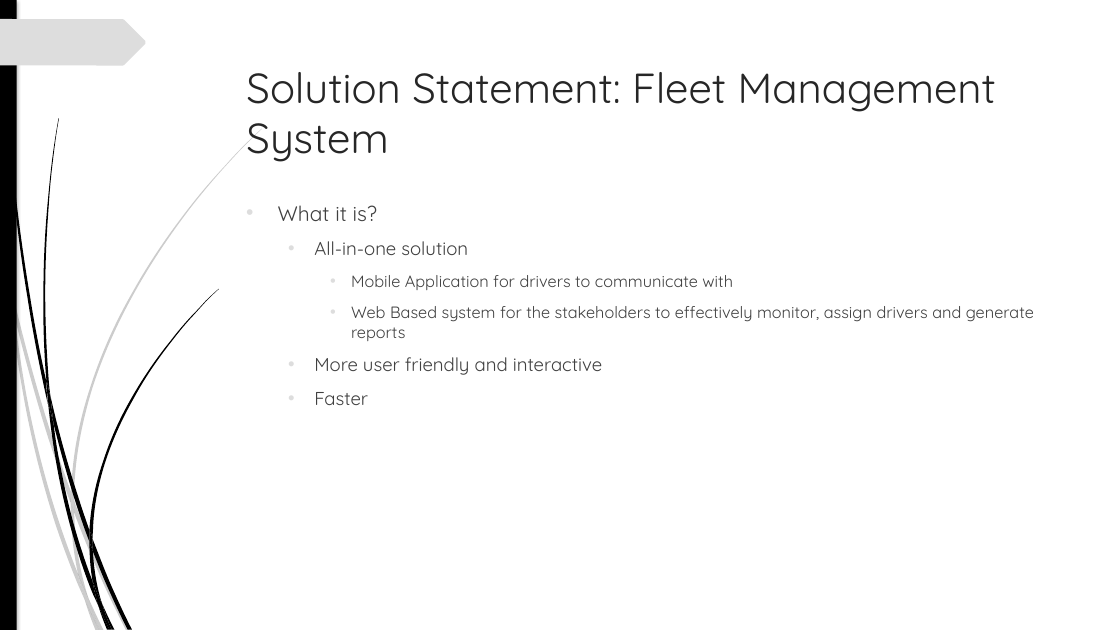
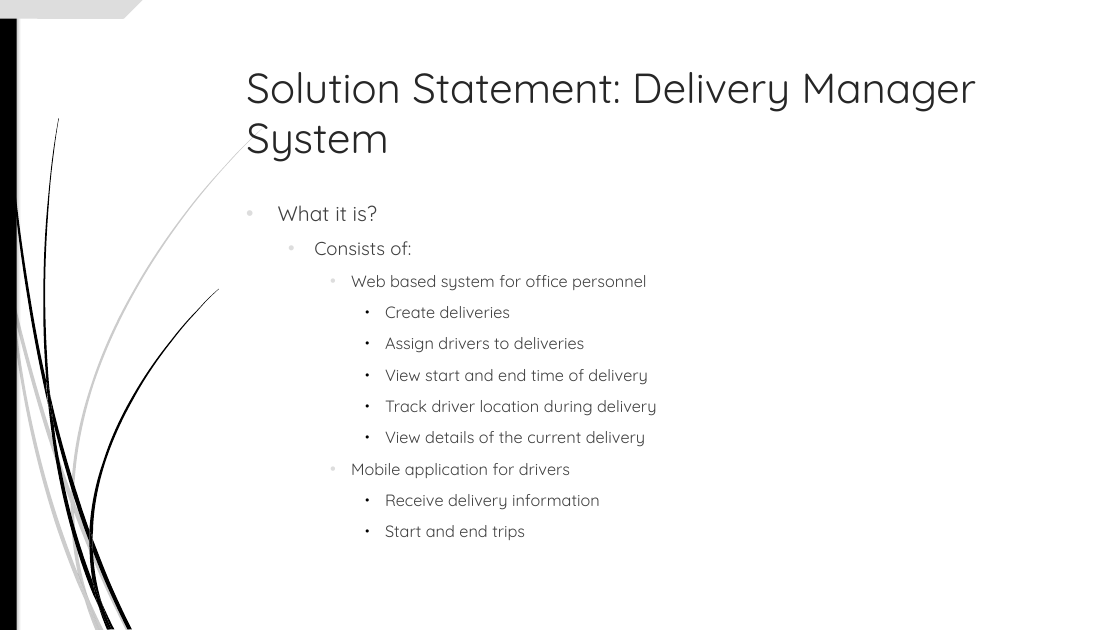
Before and after one commit to ThinaTaliwe/FMS, a slide deck: slide 3 of FMS Presentation.pptx. Drawn at 1120x630 pixels with LibreOffice and Linux fonts; fonts in the diff are those of the drawing. Boxes give left, top, right and bottom in pixels: in the first picture for what was removed or moved away, otherwise in the second. Text is boxed around its words. In the diff, an @@ line names an element or a change of style, - is before the commit and + after.

```diff
--- a/FMS Presentation.pptx
+++ b/FMS Presentation.pptx
@@ freeform shape: place and size @@
-freeform shape at box(0, 19, 146, 66)
+freeform shape at box(0, 0, 146, 18)
@@ text at box(246, 72, 976, 162): text changed @@
-Solution Statement: Fleet Management System
+Solution Statement: Delivery Manager System
@@ text at box(314, 241, 656, 540): text changed @@
-  • All-in-one solution
-    • Mobile Application for drivers to communicate with
-    • Web Based system for the stakeholders to effectively monitor, assign drivers and generate reports
-  • More user friendly and interactive
-  • Faster
+  • Consists of:
+    • Web based system for office personnel
+            ● Create deliveries
+            ● Assign drivers to deliveries
+            ● View start and end time of delivery
+            ● Track driver location during delivery
+            ● View details of the current delivery
+    • Mobile application for drivers
+            ● Receive delivery information
+            ● Start and end trips
@@ outline redrawn in 8 elements at box(74, 501, 130, 630), box(9, 294, 85, 600), box(71, 129, 262, 501), box(3, 0, 48, 404), box(92, 539, 132, 629), box(43, 118, 59, 397), box(103, 604, 115, 630), box(92, 581, 112, 629) @@
```
Also in this commit, not shown: 2 other slides changed, 25 other files.
